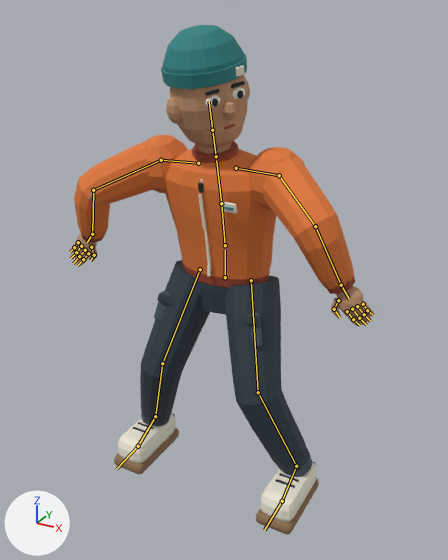
Renders of the glTF model assets/characters/ssk_skater.glb from each side of a commit.
Before and after are seen from a camera (50 mm lens) standing at (0.977, -1.763, 1.709) and looking at (0.009, -0.002, 0.828). Lighting does not change. The marker at lower left points along +X, +Y and +Z. The first picture is the older version. Both versions are drawn at frame 4 of the action 'ollie_pop'; the numbers are the values there. The bones that change, and the others that lie on the model, are drawn over the model as lines.

In view in the first picture: 'Skater_Mesh'.
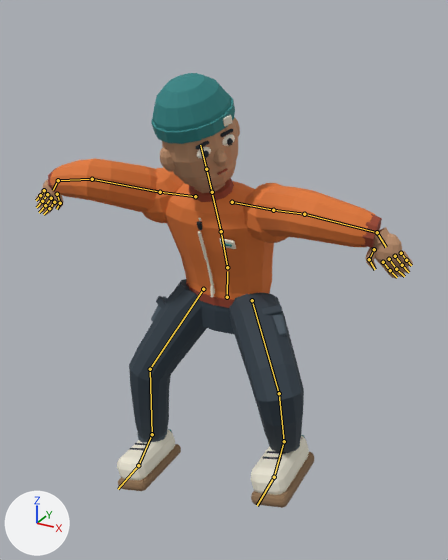
What differs and where, as boxes (x1, y1, x2, y2) in the pictures (448 x 560 px):
'Skater_Mesh', posed (24% wider, 15% shorter): before (70, 25, 374, 535); after (36, 73, 413, 508)
bone 'pelvis', root to tip: before (225, 277) to (225, 250); after (227, 297) to (227, 271)
bone 'spine', root to tip: before (225, 245) to (221, 203); after (227, 267) to (221, 231)
bone 'chest', root to tip: before (221, 203) to (216, 160); after (221, 231) to (212, 195)
bone 'upper_arm.L', root to tip: before (279, 175) to (315, 226); after (273, 210) to (304, 214)
bone 'forearm.L', root to tip: before (315, 226) to (341, 285); after (304, 214) to (377, 232)
bone 'hand.L', root to tip: before (341, 285) to (349, 298); after (377, 232) to (386, 247)
bone 'upper_arm.R', root to tip: before (161, 160) to (93, 190); after (160, 192) to (92, 179)
bone 'forearm.R', root to tip: before (93, 190) to (92, 234); after (92, 179) to (58, 180)
bone 'hand.R', root to tip: before (92, 234) to (87, 242); after (58, 180) to (53, 190)
bone 'thigh.L', root to tip: before (251, 280) to (258, 392); after (252, 300) to (279, 393)
bone 'shin.L', root to tip: before (258, 392) to (296, 466); after (279, 393) to (284, 441)
bone 'foot.L', root to tip: before (296, 466) to (282, 501); after (284, 441) to (274, 477)
bone 'thigh.R', root to tip: before (200, 269) to (162, 363); after (203, 289) to (150, 369)
bone 'foot.R', root to tip: before (155, 416) to (138, 446); after (152, 434) to (138, 465)

The edits, one by one:
Bone 'pelvis' (bone_pelvis) moves from (0.0, -0.064, -0.023) to (-0.025, -0.173, -0.086).
Bone 'spine' (bone_spine) turns from (9, 0, 0) to (16, 0, 0) degrees about its own x, y and z.
Bone 'chest' (bone_chest) turns from (4, 0, 0) to (6, 0, 0) degrees about its own x, y and z.
Bone 'upper_arm.L' (bone_upper_arm_l) turns from (-10, -23, -37) to (12, 12, -77) degrees about its own x, y and z.
Bone 'forearm.L' (bone_forearm_l) turns from (18, -9, 52) to (16, -6, 42) degrees about its own x, y and z.
Bone 'hand.L' (bone_hand_l) turns from (-3, 6, -24) to (-30, 5, 29) degrees about its own x, y and z.
Bone 'upper_arm.R' (bone_upper_arm_r) turns from (-10, 23, 37) to (5, -13, 88) degrees about its own x, y and z.
Bone 'forearm.R' (bone_forearm_r) turns from (18, 9, -52) to (20, 12, -62) degrees about its own x, y and z.
Bone 'hand.R' (bone_hand_r) turns from (-3, -6, 24) to (-33, -6, -20) degrees about its own x, y and z.
Bone 'thigh.L' (bone_thigh_l) turns from (-13, 11, -15) to (-45, -32, -21) degrees about its own x, y and z.
Bone 'shin.L' (bone_shin_l) turns from (24, -1, 2) to (79, -5, 6) degrees about its own x, y and z.
Bone 'foot.L' (bone_foot_l) turns from (-12, -17, 1) to (-26, 32, 14) degrees about its own x, y and z.
Bone 'thigh.R' (bone_thigh_r) turns from (-13, -11, 15) to (-17, 28, 16) degrees about its own x, y and z.
Bone 'foot.R' (bone_foot_r) turns from (-12, 17, -1) to (1, 11, -38) degrees about its own x, y and z.
